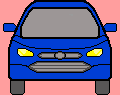
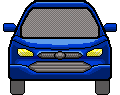
Layer changes from the first 120 × 95 image to the second:
moved "Contorno" above "luz" over (0, 0, 120, 95)
showed "luz", opacity 100% → 50%, blend normal → addition, painted on it over (0, 0, 120, 95)
showed "sombras", blend normal → multiply, painted on it over (0, 0, 120, 95)
painted on "Cores" over (0, 0, 120, 95)
painted on "Camada 7" over (0, 0, 120, 95)
